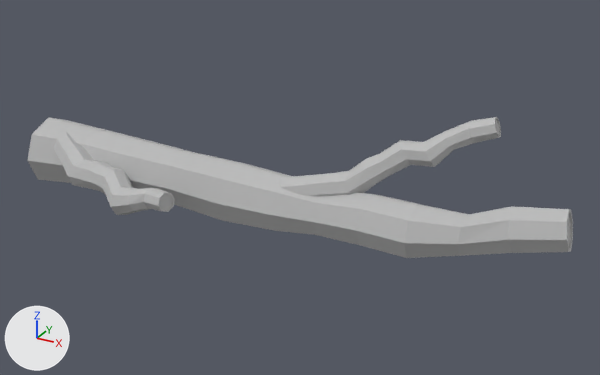
One commit to the Blender file Assets/Blender Files/stick.blend: the scene before it, then after it.
One viewpoint serves both versions: a camera (50 mm lens) standing at (0.643, -1.114, 0.593) and looking at (0.026, 0.009, 0.031). Lighting does not change. The marker at lower left points along +X, +Y and +Z.
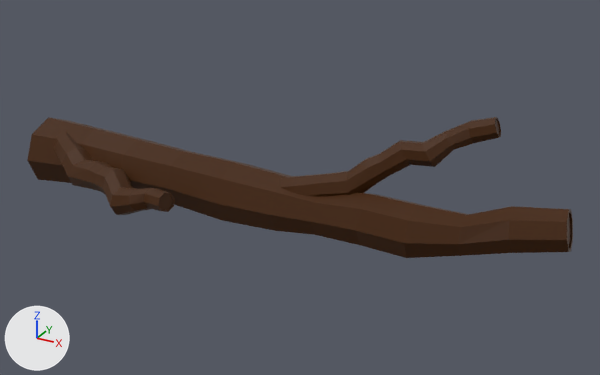
Diff of the bpy script that builds the scene:
```diff
--- a/Assets/Blender Files/stick.blend.py
+++ b/Assets/Blender Files/stick.blend.py
@@ img_branch_texture @@
+img_branch_texture = load_image('Branch Texture', '_unpacked/Branch_Texture', 1024, 1024, 'sRGB')
@@ mat_branch_material @@
 n0 = _N.new('ShaderNodeBsdfPrincipled'); n0.name = 'Principled BSDF'
 n0.subsurface_method = 'RANDOM_WALK_SKIN'
-n0.inputs[0].default_value = (0.5, 0.5, 0.5, 1.0)  # 'Base Color', grey #bcbcbc
-n0.inputs[14].default_value = (0.9, 0.9, 0.9, 1.0)  # 'Specular Tint', white #f3f3f3
 n1 = _N.new('ShaderNodeOutputMaterial'); n1.name = 'Material Output'
+n2 = _N.new('ShaderNodeTexImage'); n2.name = 'Image Texture'
+n2.image = img_branch_texture
+n3 = _N.new('ShaderNodeMix'); n3.name = 'Mix'
+n3.data_type = 'RGBA'
+n3.inputs[6].default_value = (1.0, 1.0, 1.0, 1.0)  # 'A', white #ffffff
 _L.new(n0.outputs[0], n1.inputs[0])  # 'BSDF' to 'Surface'
+_L.new(n2.outputs[0], n0.inputs[0])  # 'Color' to 'Base Color'
+_L.new(n2.outputs[0], n3.inputs[7])  # 'Color' to 'B'
+_L.new(n3.outputs[2], n0.inputs[14])  # 'Result' to 'Specular Tint'
```

Pixel boxes (x1, y1, x2, y2) of what changed, in the pictures (600 x 375 px):
'Cylinder.005', surface changed (grey to brown): (27, 117, 573, 258) in both
